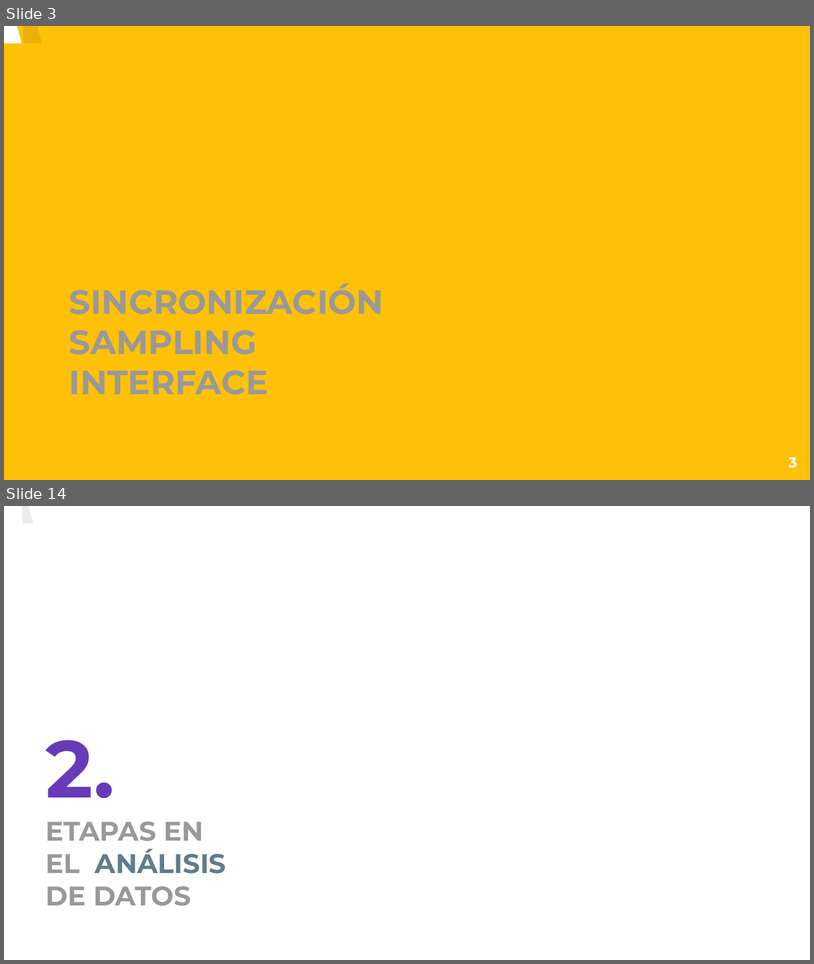
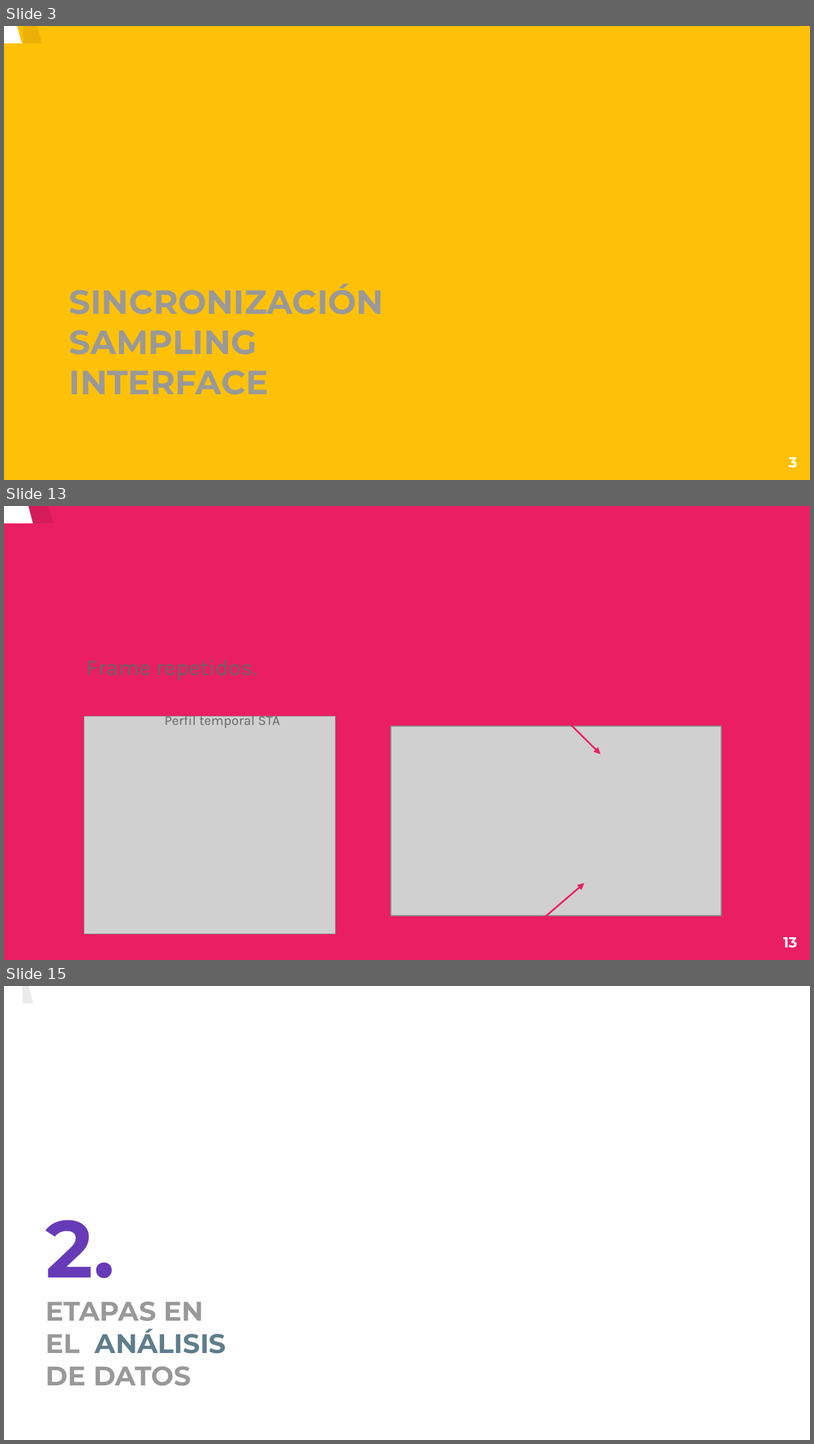
Before and after one commit to creyesp/MEA-analysis, a slide deck: doc/presentacion.odp. Shown one above the other, each under a label of ours: slides 3 and 14 before the commit, slides 3, 13 and 15 after it; the slides between them are not shown. The pictures are 814x964 and 814x1444 pixels, drawn with LibreOffice and Linux fonts; fonts in the diff are those of the drawing; grey boxes stand for pictures; background and template pictures are left out. Boxes give left, top, right and bottom in pixels: in the first picture for what was removed or moved away, otherwise in the second. Text is boxed around its words. In the diff, an @@ line names an element or a change of style, - is before the commit and + after.

```diff
--- a/doc/presentacion.odp
+++ b/doc/presentacion.odp
@@ slide 13 added at (4,506,810,960), background #E91E63 @@
@@ freeform shape added at (4,506,730,960), fill #FFFFFF @@
@@ freeform shape added at (24,506,750,960), fill #000000 at 8% opacity @@
@@ text added at (86,660,257,681), 20 pt, text #666666 @@
+Frame repetidos.
@@ picture added at (84,717,335,934) @@
@@ text added at (165,712,281,728), 12 pt, text #666666 @@
+Perfil temporal STA
@@ arrow added from (552, 706) to (601, 754), #EB1E63 1.5 pt @@
@@ picture added at (391,726,722,916) @@
@@ arrow added from (528, 932) to (585, 883), #EB1E63 1.5 pt @@
@@ page number added at (783,937,798,948), 13 pt, text #FFFFFF, bold @@
+13
@@ what was slide 14 is now slide 15 @@
```
Also in this commit, not shown: 15 slides changed, 1 other slide added, 1 slide removed.
